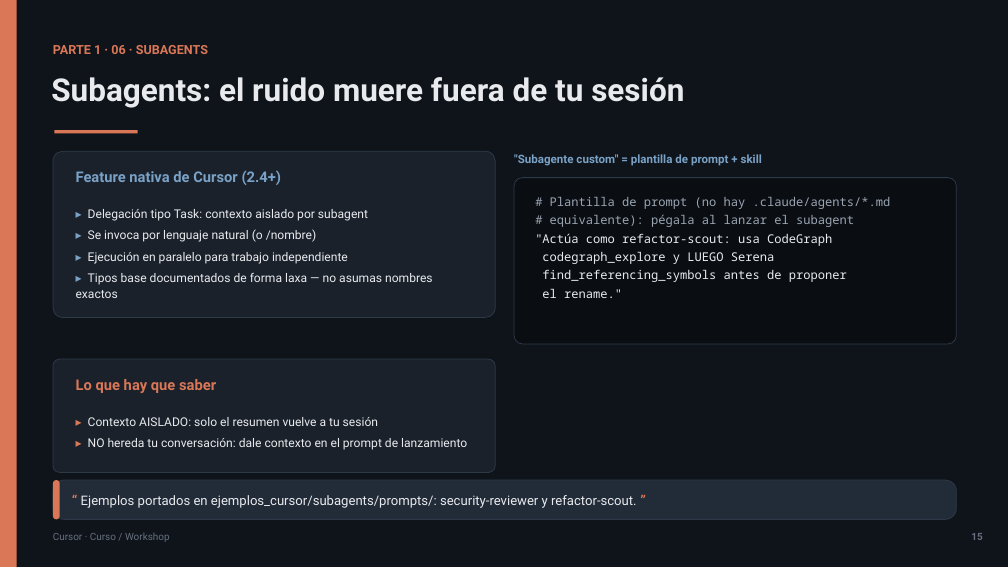
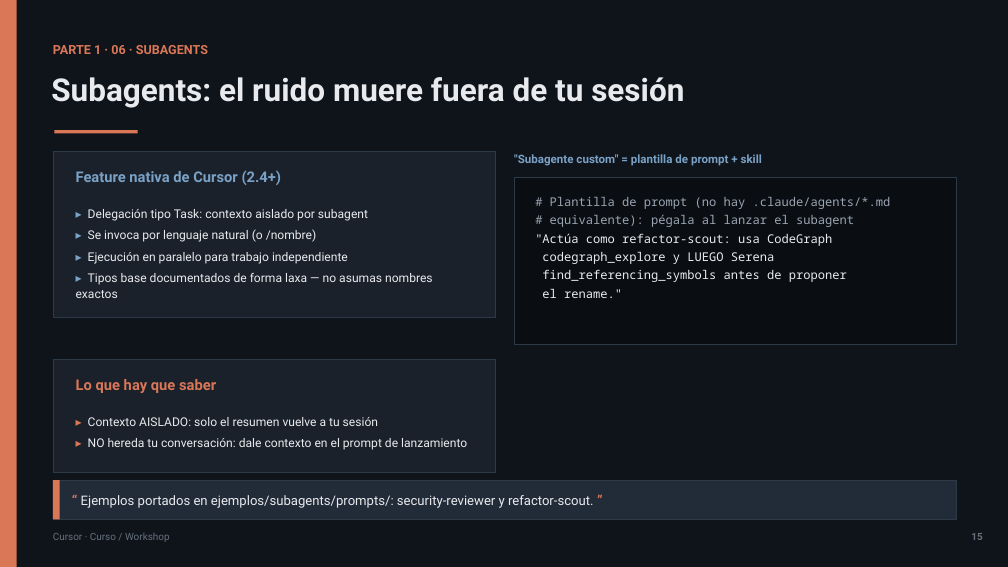
Before and after one commit to olonok69/cursor_code_ml_engineer, a slide deck: slide 15 of presentacion/Cursor_Presentacion.pptx. Drawn at 1008x567 pixels with LibreOffice and Linux fonts; fonts in the diff are those of the drawing. Boxes give left, top, right and bottom in pixels: in the first picture for what was removed or moved away, otherwise in the second. Text is boxed around its words. In the diff, an @@ line names an element or a change of style, - is before the commit and + after.

```diff
--- a/presentacion/Cursor_Presentacion.pptx
+++ b/presentacion/Cursor_Presentacion.pptx
@@ rounded rectangle to rectangle in 4 elements at (x1=53, y1=151, x2=495, y2=318), (x1=514, y1=178, x2=957, y2=344), (x1=53, y1=359, x2=495, y2=473), (x1=53, y1=480, x2=957, y2=520) @@
@@ text at (x1=81, y1=495, x2=594, y2=508): text changed @@
-“ Ejemplos portados en ejemplos_cursor/subagents/prompts/: security-reviewer y refactor-scout. ”
+“ Ejemplos portados en ejemplos/subagents/prompts/: security-reviewer y refactor-scout. ”
```
Also in this commit, not shown: 35 other slides changed, 8 other files.
